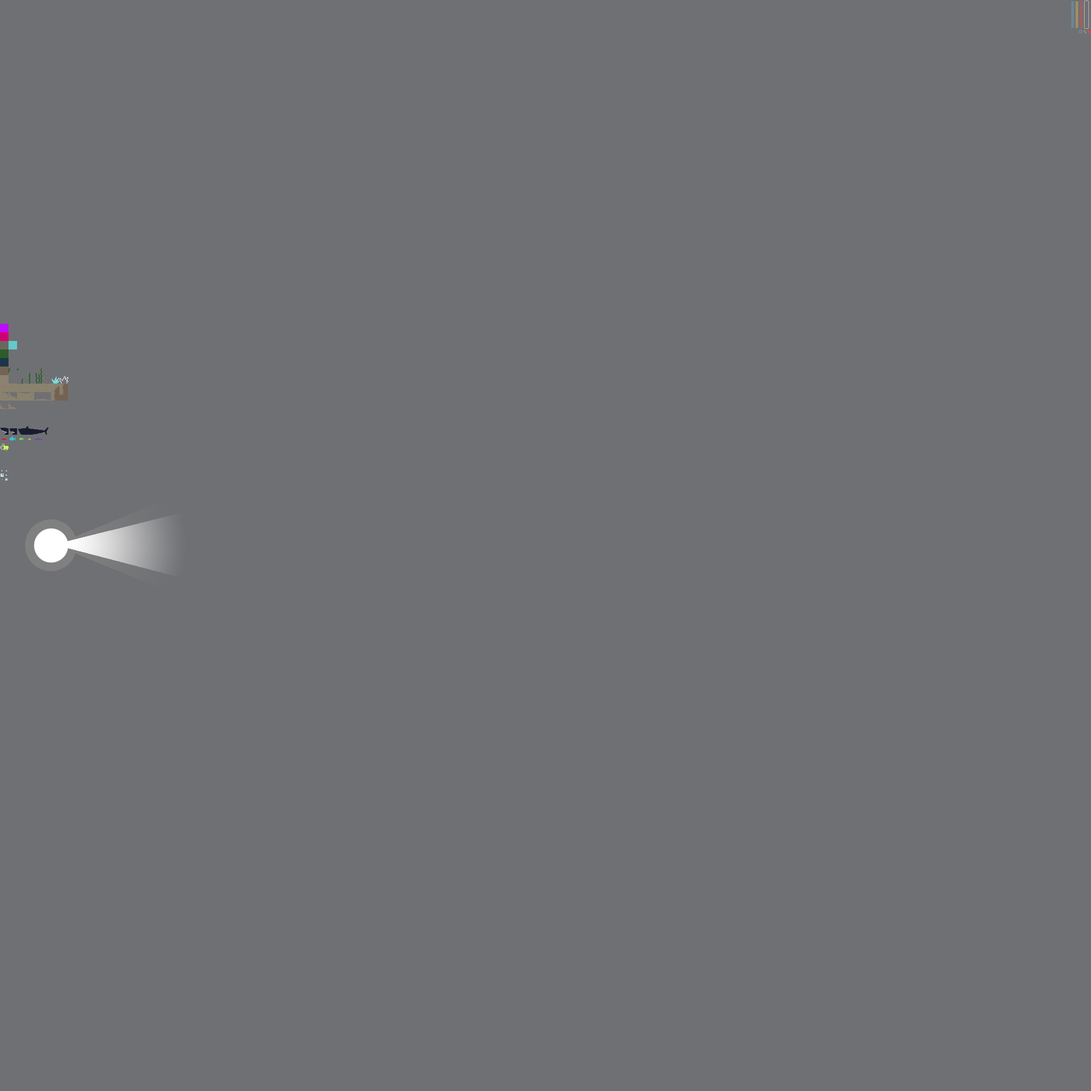
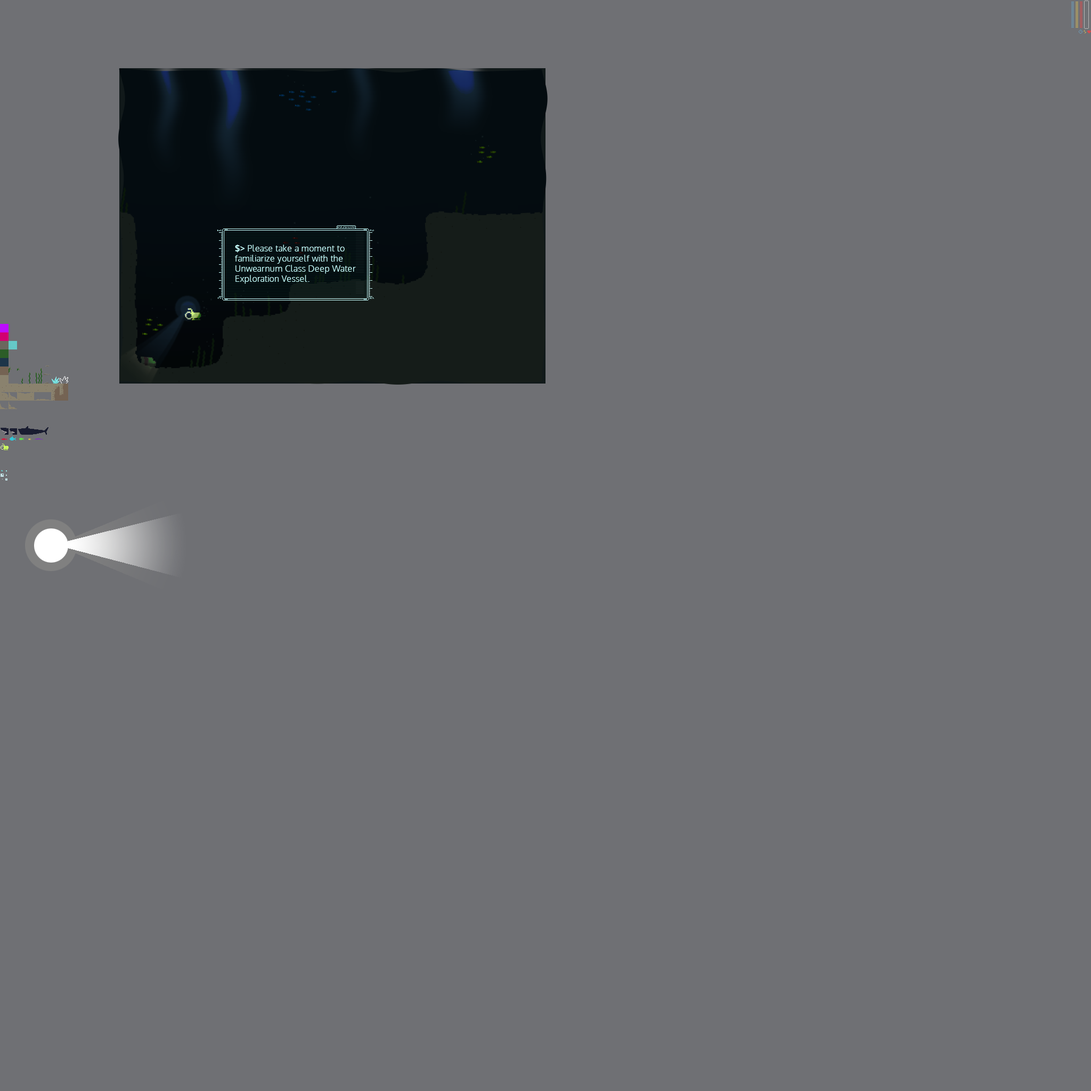
The second w=1091, h=1091 image is a revision of the first. Changes to its layers:
showed group "mockup" (22 layers) over [118, 68, 548, 385]
added group "Dialog" with 4 layers in group "mockup" over [217, 225, 375, 301]
added layer "$> Please take a moment to familiarize yourself with the Unwear" in group "Dialog" over [235, 244, 357, 285]
added layer "Dialog Frame" in group "Dialog" over [222, 228, 370, 301]
added layer "Dialog decor" in group "Dialog" over [217, 225, 375, 301]
added layer "Dialog BG copy 3" in group "Dialog" over [224, 232, 368, 297]
